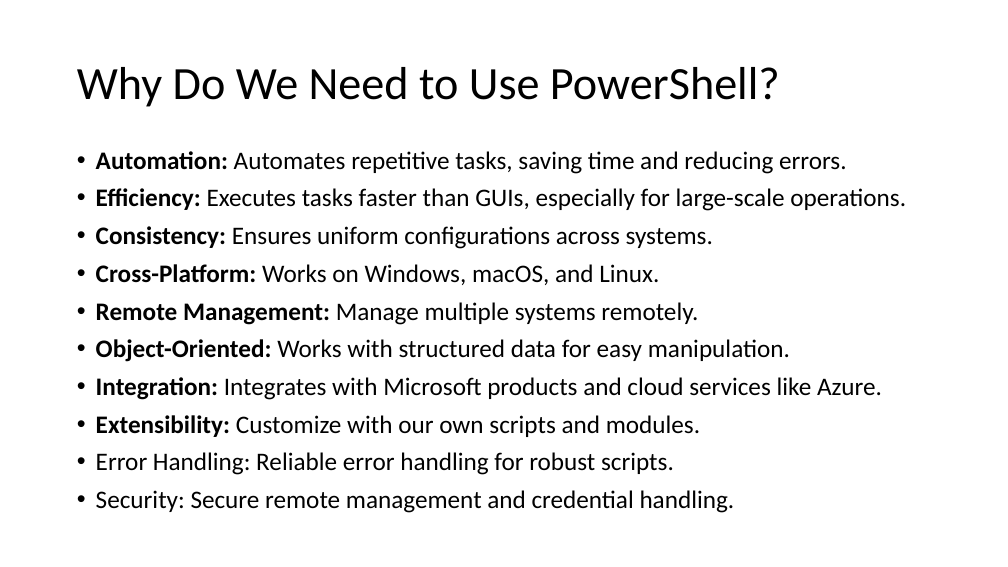
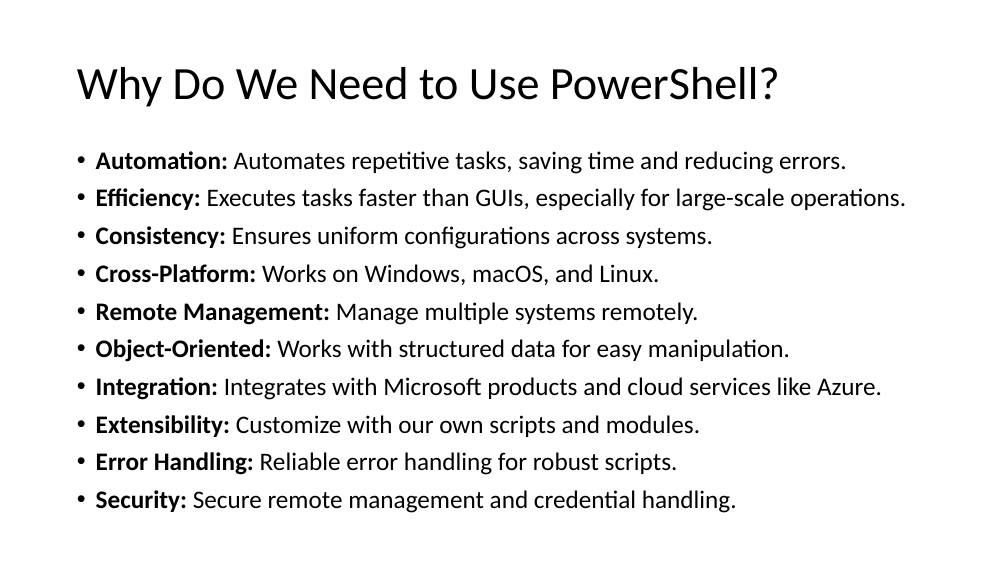
Before and after one commit to PSRITPro/my-learning-journal, a slide deck: slide 6 of PowerShell/Day1/PowerShell.pptx. Drawn at 1008x567 pixels with LibreOffice and Linux fonts; fonts in the diff are those of the drawing. Boxes give left, top, right and bottom in pixels: in the first picture for what was removed or moved away, otherwise in the second. Text is boxed around its words. In the diff, an @@ line names an element or a change of style, - is before the commit and + after.

```diff
--- a/PowerShell/Day1/PowerShell.pptx
+++ b/PowerShell/Day1/PowerShell.pptx
@@ text at <box>96,452,737,513</box>: bold on in "Error Handling:", "Security:" @@
```
Also in this commit, not shown: 1 other slide changed, 4 slides added, 11 other files.
